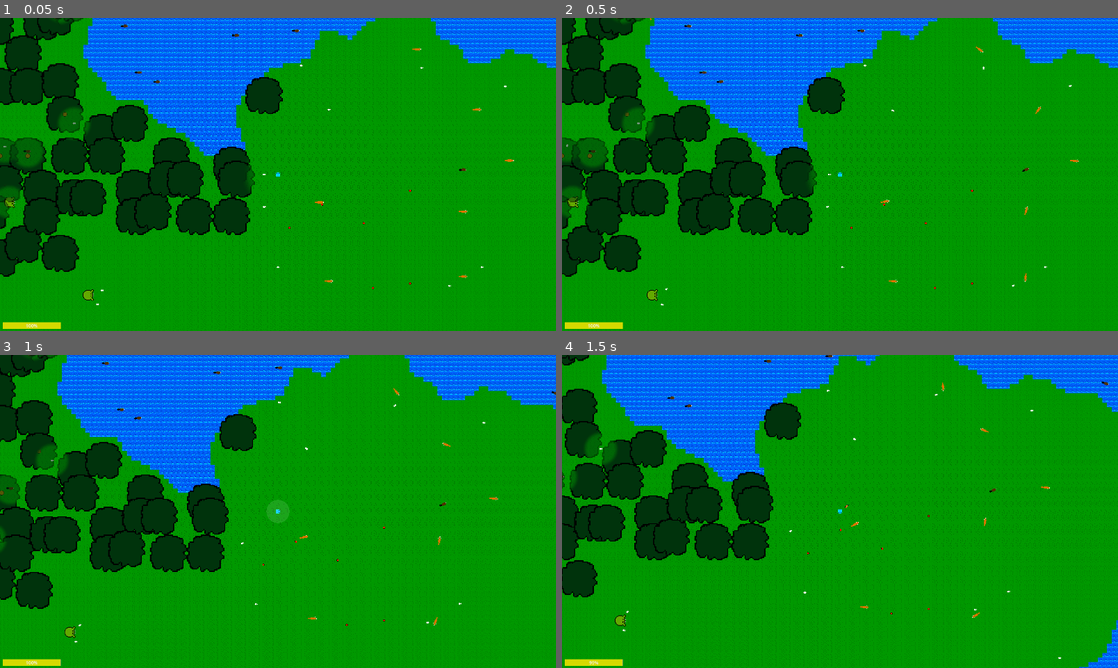
Above: before the commit, frames 1-4 (two rows, left to right).
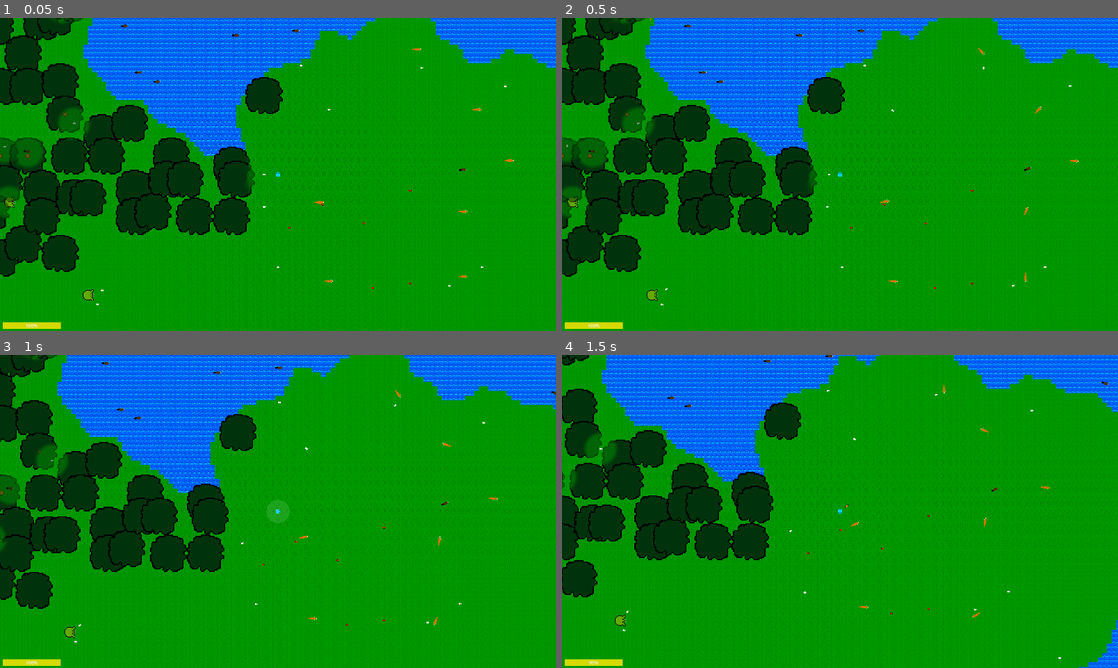
Above: after the commit, the same moments.

Repository: Kyhel/lost-in-pixels
Game: Godot game, scene res://scenes/game.tscn
Same seed, same stepped clock (60 frames per second), same inputs: the game is played once before the commit and once after it.
Inputs:
- Up to frame 1 (0.05 s): no input
- Up to frame 2 (0.5 s): no input
- Up to frame 3 (1 s): hold Right (ui_right) from 0.53 s (still down); hold F (attack) from 0.53 s (still down)
- Up to frame 4 (1.5 s): release Right (ui_right) at 1.28 s; release F (attack) at 1.28 s; hold Down (ui_down) from 1.28 s (still down); tap Q (spawn_carrot) at 1.35 s

Frame 1 is identical in both runs. In frame 2, 0.1% of the frame differs, in the area x 0-93%, y 0-92%; in frame 3, less than 0.1%; in frame 4, less than 0.1%.

Commit message:
Improved kinematics

Diff:
--- a/actors/movement/movement_component.gd
+++ b/actors/movement/movement_component.gd
@@ -57,7 +57,7 @@
 	if _strategy == null:
 		return
 
-	_strategy.move(creature, current_request.target_position, delta, current_request.speed_desire)
+	_strategy.move(creature, current_request, delta)
 
 ## Returns a duplicated strategy instance for the given request type and creature's available movement_types.
 ## Tries the strategy matching the request type; if the creature doesn't have it, uses first available type from
--- a/actors/movement/movement_request.gd
+++ b/actors/movement/movement_request.gd
@@ -16,8 +16,20 @@
 var precision: float = 0.0
 var distance_to_target: float = 0.0
 
-func _init(
-	_target_position: Vector2,
-	_speed_desire: float) -> void:
+## When true, the creature still rotates toward [face_point] while translation is suppressed
+## (e.g. within [completion_distance_threshold] of [move_goal]).
+var face_target: bool = false
+
+## Translation stops when distance from the creature to the resolved [move_goal] is at or below this (world units).
+var completion_distance_threshold: float = 4.0
+
+## If set, [move_goal] is computed on the ring around this node using both hitbox radii and [standoff_distance].
+## [target_position] is ignored for pathing while this is valid; it can still be set for debugging or future use.
+var approach_target: Node2D = null
+
+## Extra gap beyond touching hitboxes when [approach_target] is used (world units).
+var standoff_distance: float = 0.0
+
+func _init(_target_position: Vector2, _speed_desire: float = 0.5) -> void:
 	target_position = _target_position
 	speed_desire = _speed_desire
--- a/actors/movement/movement_strategy.gd
+++ b/actors/movement/movement_strategy.gd
@@ -13,29 +13,85 @@
 
 var max_force: float = 1000.0
 
-func move(_creature: Creature, _target_position: Vector2, _delta: float, _speed_multiplier: float) -> void:
+func move(_creature: Creature, _request: MovementRequest, _delta: float) -> void:
 	pass
 
 func reset() -> void:
 	pass
 
+## Resolves navigation goal on the approach ring (hitbox-aware) or plain [target_position], and whether to translate.
+func _resolve_request_kinematics(creature: Creature, request: MovementRequest) -> Dictionary:
+	var move_goal: Vector2
+	var face_point: Vector2
+	var approach: Node2D = request.approach_target
+	if approach != null and is_instance_valid(approach):
+		face_point = approach.global_position
+		var to_center: Vector2 = face_point - creature.global_position
+		var dist: float = to_center.length()
+		var dirv: Vector2 = to_center / maxf(dist, 0.001)
+		var r_c: float = creature.get_hitbox_radius()
+		var r_t: float = 0.0
+		if approach.has_method("get_hitbox_radius"):
+			r_t = approach.get_hitbox_radius()
+		var sep: float = r_c + r_t + request.standoff_distance
+		move_goal = face_point - dirv * sep
+	else:
+		move_goal = request.target_position
+		face_point = request.target_position
+	var thr: float = request.completion_distance_threshold
+	var allow_translate: bool = creature.global_position.distance_squared_to(move_goal) > thr * thr
+	return {
+		"move_goal": move_goal,
+		"face_point": face_point,
+		"allow_translate": allow_translate,
+	}
+
+func _rotate_toward_angle(creature: Creature, target_angle: float, delta: float) -> void:
+	if creature.creature_data == null:
+		return
+	var angle_diff := angle_difference(creature.virtual_rotation, target_angle)
+	var angle_diff_abs: float = abs(angle_diff)
+	var max_turn := creature.creature_data.rotating_speed * delta
+	creature.virtual_rotation += sign(angle_diff) * min(angle_diff_abs, max_turn)
+
+func _rotate_toward_world_point(creature: Creature, world_point: Vector2, delta: float) -> void:
+	var to_t: Vector2 = world_point - creature.global_position
+	if to_t.length_squared() < 0.0001:
+		return
+	_rotate_toward_angle(creature, to_t.angle(), delta)
+
 ## Shared logic for directed movement: rotate toward target, then set velocity to direction × speed.
-## Used by WalkStrategy, RunStrategy, and SprintStrategy.
-func _move_toward_with_speed(creature: Creature, target_position: Vector2, _delta: float, speed: float) -> void:
+## Used by RunStrategy and similar.
+func _move_toward_with_speed(creature: Creature, request: MovementRequest, delta: float, speed: float) -> void:
 
 	if creature.creature_data == null:
 		return
 
-	var dir = (target_position - creature.global_position).normalized()
+	var k: Dictionary = _resolve_request_kinematics(creature, request)
+	if not k["allow_translate"]:
+		creature.velocity = Vector2.ZERO
+		if request.face_target:
+			_rotate_toward_world_point(creature, k["face_point"], delta)
+		return
+
+	var move_goal: Vector2 = k["move_goal"]
+	var dir: Vector2 = move_goal - creature.global_position
+	if dir.length_squared() < 0.0001:
+		creature.velocity = Vector2.ZERO
+		if request.face_target:
+			_rotate_toward_world_point(creature, k["face_point"], delta)
+		return
+
+	dir = dir.normalized()
 	var desired_velocity = dir * speed
 
-	desired_velocity = compute_velocity(creature, target_position, speed, desired_velocity)
+	desired_velocity = compute_velocity(creature, move_goal, speed, desired_velocity)
 
 	# Limit the rotation speed to the creature's rotating speed.
 	var target_angle := desired_velocity.angle()
 	var angle_diff := angle_difference(creature.virtual_rotation, target_angle)
 	var angle_diff_abs: float = abs(angle_diff)
-	var max_turn := creature.creature_data.rotating_speed * _delta
+	var max_turn: float = creature.creature_data.rotating_speed * delta
 
 	# Limit the speed based on the angle difference between the desired velocity and the creature's virtual rotation.
 	var rotation_ratio = (NO_MOVEMENT_DIRECTION_THRESHOLD - angle_diff_abs) / NO_MOVEMENT_DIRECTION_THRESHOLD
--- a/actors/movement/strategies/default_strategy.gd
+++ b/actors/movement/strategies/default_strategy.gd
@@ -3,12 +3,26 @@
 
 const ROTATION_DONE_THRESHOLD: float = 0.01  ## Radians; consider rotation complete below this
 
-func move(creature: Creature, target_position: Vector2, delta: float, _speed_desire: float) -> void:
+func move(creature: Creature, request: MovementRequest, delta: float) -> void:
 
 	if creature.creature_data == null:
 		return
 
-	var dir = (target_position - creature.global_position).normalized()
+	var k: Dictionary = _resolve_request_kinematics(creature, request)
+	if not k["allow_translate"]:
+		creature.velocity = Vector2.ZERO
+		if request.face_target:
+			_rotate_toward_world_point(creature, k["face_point"], delta)
+		return
+
+	var move_goal: Vector2 = k["move_goal"]
+	var dir: Vector2 = (move_goal - creature.global_position)
+	if dir.length_squared() < 0.0001:
+		creature.velocity = Vector2.ZERO
+		if request.face_target:
+			_rotate_toward_world_point(creature, k["face_point"], delta)
+		return
+	dir = dir.normalized()
 	var target_angle := dir.angle()
 	var angle_diff := angle_difference(creature.virtual_rotation, target_angle)
 	var angle_diff_abs = abs(angle_diff)
--- a/actors/movement/strategies/hop_strategy.gd
+++ b/actors/movement/strategies/hop_strategy.gd
@@ -15,18 +15,32 @@
 	hop_duration = hop_base_duration * hop_ratio
 	rest_duration = hop_base_duration * rest_ratio
 
-func move(creature: Creature, target_position: Vector2, delta: float, speed_desire: float) -> void:
+func move(creature: Creature, request: MovementRequest, delta: float) -> void:
 
 	hop_timer -= delta
 
 	if hop_timer <= 0.0:
 		hop_timer = hop_base_duration
 
+	var k: Dictionary = _resolve_request_kinematics(creature, request)
+	if not k["allow_translate"]:
+		creature.velocity = Vector2.ZERO
+		if request.face_target:
+			_rotate_toward_world_point(creature, k["face_point"], delta)
+		return
+
 	if hop_timer < rest_duration:
 		creature.velocity = Vector2.ZERO
 		return
 
-	var direction = (target_position - creature.global_position).normalized()
+	var move_goal: Vector2 = k["move_goal"]
+	var direction: Vector2 = (move_goal - creature.global_position)
+	if direction.length_squared() < 0.0001:
+		creature.velocity = Vector2.ZERO
+		if request.face_target:
+			_rotate_toward_world_point(creature, k["face_point"], delta)
+		return
+	direction = direction.normalized()
 	var target_angle := direction.angle()
 	var angle_diff := angle_difference(creature.virtual_rotation, target_angle)
 	var angle_diff_abs = abs(angle_diff)
@@ -41,7 +55,7 @@
 	var max_speed = creature.creature_data.base_speed * creature.creature_data.running_multiplier
 	var base_speed = creature.creature_data.base_speed
 
-	var relative_speed = lerp(base_speed, max_speed, speed_desire)
+	var relative_speed = lerp(base_speed, max_speed, request.speed_desire)
 
 	var speed = relative_speed * creature.creature_data.hop_multiplier / hop_ratio
 
--- a/actors/movement/strategies/run_strategy.gd
+++ b/actors/movement/strategies/run_strategy.gd
@@ -1,7 +1,7 @@
 class_name RunStrategy
 extends MovementStrategy
 
-func move(creature: Creature, target_position: Vector2, delta: float, speed_desire: float) -> void:
+func move(creature: Creature, request: MovementRequest, delta: float) -> void:
 
 	if creature.creature_data == null:
 		return
@@ -9,6 +9,6 @@
 	var max_speed = creature.creature_data.base_speed * creature.creature_data.running_multiplier
 	var base_speed = creature.creature_data.base_speed
 
-	var speed = lerp(base_speed, max_speed, speed_desire)
+	var speed = lerp(base_speed, max_speed, request.speed_desire)
 
-	_move_toward_with_speed(creature, target_position, delta, speed)
+	_move_toward_with_speed(creature, request, delta, speed)
--- a/ai/actions/fight/chase_player_action.gd
+++ b/ai/actions/fight/chase_player_action.gd
@@ -1,7 +1,8 @@
 class_name ChasePlayerAction
 extends BTNode
 
-const SAFE_DISTANCE: float = 5
+const STANDOFF_DISTANCE: float = 5.0
+const COMPLETION_DISTANCE: float = 4.0
 
 func tick(creature: Creature, _delta: float) -> State:
 
@@ -9,20 +10,11 @@
 	if player == null:
 		return State.FAILURE
 
-	var to_player: Vector2 = player.global_position - creature.global_position
-	var distance: float = to_player.length()
-	var contact_distance: float = creature.get_hitbox_radius() + player.get_hitbox_radius() + SAFE_DISTANCE
-
-	if distance <= contact_distance:
-		creature.movement.stop()
-		return State.RUNNING
-
-	var direction := to_player / maxf(distance, 0.001)
-	var target_position: Vector2 = player.global_position - direction * contact_distance
-
-	creature.movement.request_movement(
-		MovementRequest.new(
-			target_position,
-			1.0))
+	var chase_req := MovementRequest.new(player.global_position, 1.0)
+	chase_req.face_target = true
+	chase_req.completion_distance_threshold = COMPLETION_DISTANCE
+	chase_req.approach_target = player
+	chase_req.standoff_distance = STANDOFF_DISTANCE
+	creature.movement.request_movement(chase_req)
 
 	return State.RUNNING
